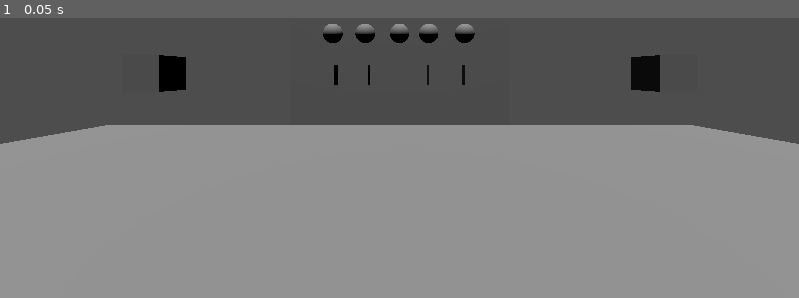
Above: before the commit, frame 1.
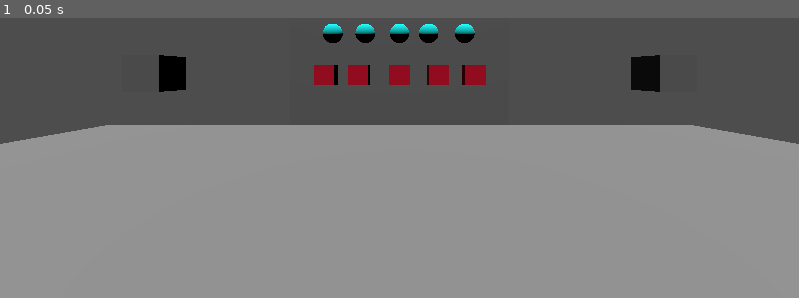
Above: after the commit, the same moment.

Repository: aimforbigfoot/NAD-LAB-Godot-Projects-4.0
Game: Godot game, scene res://world.tscn
Two runs of this game, one before a commit and one after it. Both use one fixed random seed, a clock stepped at 60 frames per second and the inputs below.
Inputs:
- Up to frame 1 (0.05 s): no input

The runs differ from the first frame. In frame 1, 1.3% of the frame differs, in the area x 39-61%, y 2-24%.

Commit message:
changed colors for thumbnail bait

Diff:
--- a/vrpointables/area_button_3d.tscn
+++ b/vrpointables/area_button_3d.tscn
@@ -1,10 +1,14 @@
-[gd_scene load_steps=4 format=3 uid="uid://clw3rwd6wptab"]
+[gd_scene load_steps=5 format=3 uid="uid://clw3rwd6wptab"]
 
 [ext_resource type="Script" path="res://area_button_3d.gd" id="1_u6foj"]
 
 [sub_resource type="SphereShape3D" id="SphereShape3D_xlqu6"]
 
+[sub_resource type="StandardMaterial3D" id="StandardMaterial3D_d7a15"]
+albedo_color = Color(0, 1, 1, 1)
+
 [sub_resource type="SphereMesh" id="SphereMesh_17pax"]
+material = SubResource("StandardMaterial3D_d7a15")
 
 [node name="areaButton3D" type="Area3D"]
 script = ExtResource("1_u6foj")
--- a/vrpointables/static_body_3d.tscn
+++ b/vrpointables/static_body_3d.tscn
@@ -1,10 +1,14 @@
-[gd_scene load_steps=4 format=3 uid="uid://dj7334jxjifxg"]
+[gd_scene load_steps=5 format=3 uid="uid://dj7334jxjifxg"]
 
 [ext_resource type="Script" path="res://static_body_3d.gd" id="1_5tcul"]
 
 [sub_resource type="BoxShape3D" id="BoxShape3D_vavu3"]
 
+[sub_resource type="StandardMaterial3D" id="StandardMaterial3D_o8dct"]
+albedo_color = Color(1, 0.00392157, 0.207843, 1)
+
 [sub_resource type="BoxMesh" id="BoxMesh_ioht7"]
+material = SubResource("StandardMaterial3D_o8dct")
 
 [node name="staticBody3d" type="StaticBody3D"]
 script = ExtResource("1_5tcul")
